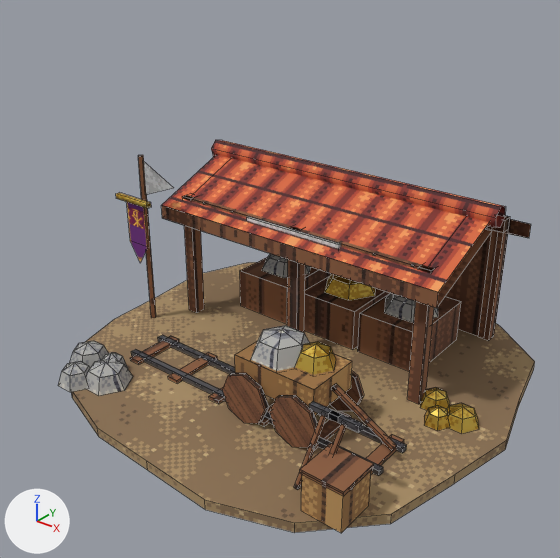
The Blender file art_source/blender/byzantines/mining_camp.blend as it was, and as the next commit left it.
The view is the same before and after, from a 50 mm lens placed at (3.3, -4.41, 3.45), pointed at (-0.06, -0.2, 0.84). Arrows for +X, +Y and +Z are at lower left; the lights stay in place. The older version comes first. Mesh edges are drawn as thin lines.

In view in the first picture: 'byzantines_mining_camp'.
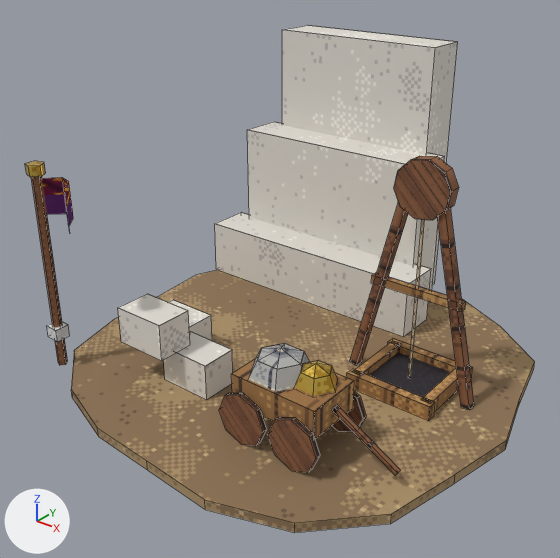
Location of each change, [x1, y1, x2, y2] in pixels of the pictures (560 x 558 px; the box of a moved part takes in the faces that stretch with it):
'byzantines_mining_camp', reshaped (7% wider, 29% taller)
    before: [58, 140, 535, 533]
    after: [25, 25, 535, 533]
part 1 of me_byzantines_mining_camp, moved or reshaped
    before: [294, 415, 326, 489]
    after: [350, 202, 408, 365]
part 2 of me_byzantines_mining_camp, moved or reshaped (mostly hidden before)
    before: [330, 424, 347, 455]
    after: [437, 208, 474, 409]
part 3 of me_byzantines_mining_camp, deleted (brown)
    before: [58, 140, 531, 533]
part 4 of me_byzantines_mining_camp, reshaped
    before: [131, 349, 383, 471]
    after: [25, 25, 473, 475]

What changed in the scene script:
```text
Add img_pe_window:
    img_pe_window = load_image('PE_Window', '../../textures/materials/PE_Window.png', 64, 64, 'sRGB')
Add img_pe_felt:
    img_pe_felt = load_image('PE_Felt', '../../textures/materials/PE_Felt.png', 64, 64, 'sRGB')
Add img_pe_plasterwhite:
    img_pe_plasterwhite = load_image('PE_PlasterWhite', '../../textures/materials/PE_PlasterWhite.png', 64, 64, 'sRGB')
Add mat_pe_window:
    mat_pe_window = principled_material('PE_Window')
    mat_pe_window.texture = img_pe_window
    mat_pe_window.roughness = 0.6
Add mat_pe_felt:
    mat_pe_felt = principled_material('PE_Felt')
    mat_pe_felt.texture = img_pe_felt
    mat_pe_felt.roughness = 1.0
Add mat_pe_plasterwhite:
    mat_pe_plasterwhite = principled_material('PE_PlasterWhite')
    mat_pe_plasterwhite.texture = img_pe_plasterwhite
    mat_pe_plasterwhite.roughness = 0.95
Change me_byzantines_mining_camp:
    used by ob_byzantines_mining_camp; location = (0.0, 0.0, 0.0)
    remove me_byzantines_mining_camp.from_pydata(...)  # 1307 vertices, 373 faces; spans x -1.76..1.8, y -1.75..1.76, z 0.0..1.58
    add me_byzantines_mining_camp.from_pydata(...)  # 667 vertices, 201 faces; spans x -1.76..1.8, y -1.75..1.9, z 0.0..2.38
    me_byzantines_mining_camp part 1: the loose piece of 8 vertices spanning x 0.94..1.06, y -1.31..-1.14, z 0.07..0.64 is multiplied about its middle by the matrix ((2.832, 0.169, 0.13), (-0.13, 2.743, -0.724), (-0.168, 0.716, 2.743)), then moved by (-0.41, 1.42, 0.52)
    me_byzantines_mining_camp part 2: the loose piece of 8 vertices spanning x 1.09..1.21, y -1.31..-1.14, z 0.07..0.64 is multiplied about its middle by the matrix ((2.605, -0.171, -1.118), (-0.13, 2.743, -0.724), (1.123, 0.716, 2.508)), then moved by (0.06, 1.42, 0.52)
    me_byzantines_mining_camp part 3: 300 loose pieces with 1223 vertices, spanning x -1.64..1.59, y -1.53..1.43, z 0.08..1.58, are deleted
    me_byzantines_mining_camp part 4: 8 vertices removed from x -1.1..1.3, y -0.93..-0.47, z 0.08..0.12; 591 vertices added at x -1.7..1.46, y -1.42..1.9, z 0.08..2.38
    remove me_byzantines_mining_camp.materials.append(mat_pe_roofred)  # picture img_pe_roofred
    remove me_byzantines_mining_camp.materials.append(mat_pe_iron)  # picture img_pe_iron
    add me_byzantines_mining_camp.materials.append(mat_pe_plasterwhite)  # picture img_pe_plasterwhite
    add me_byzantines_mining_camp.materials.append(mat_pe_felt)  # picture img_pe_felt
    add me_byzantines_mining_camp.materials.append(mat_pe_window)  # picture img_pe_window
```
